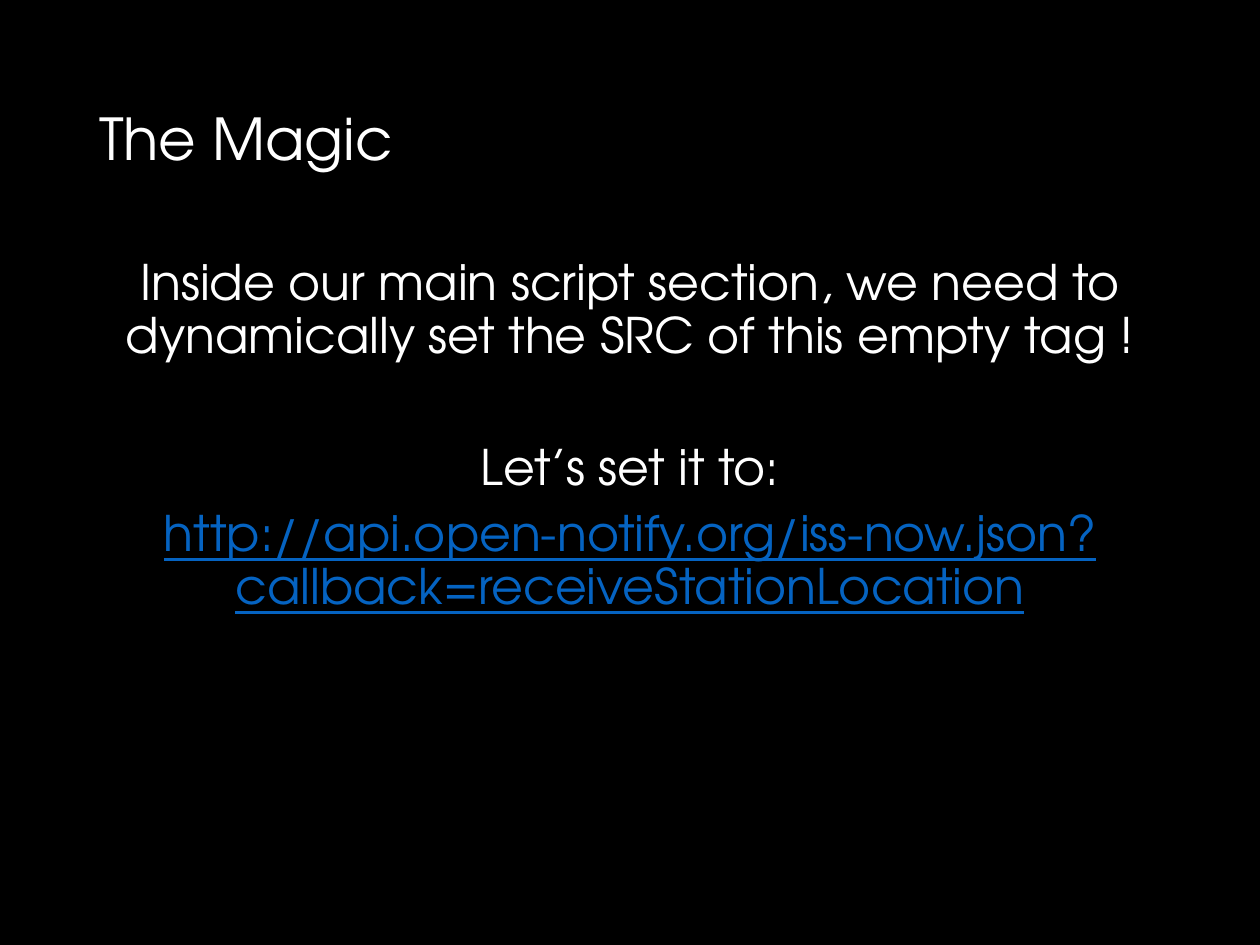
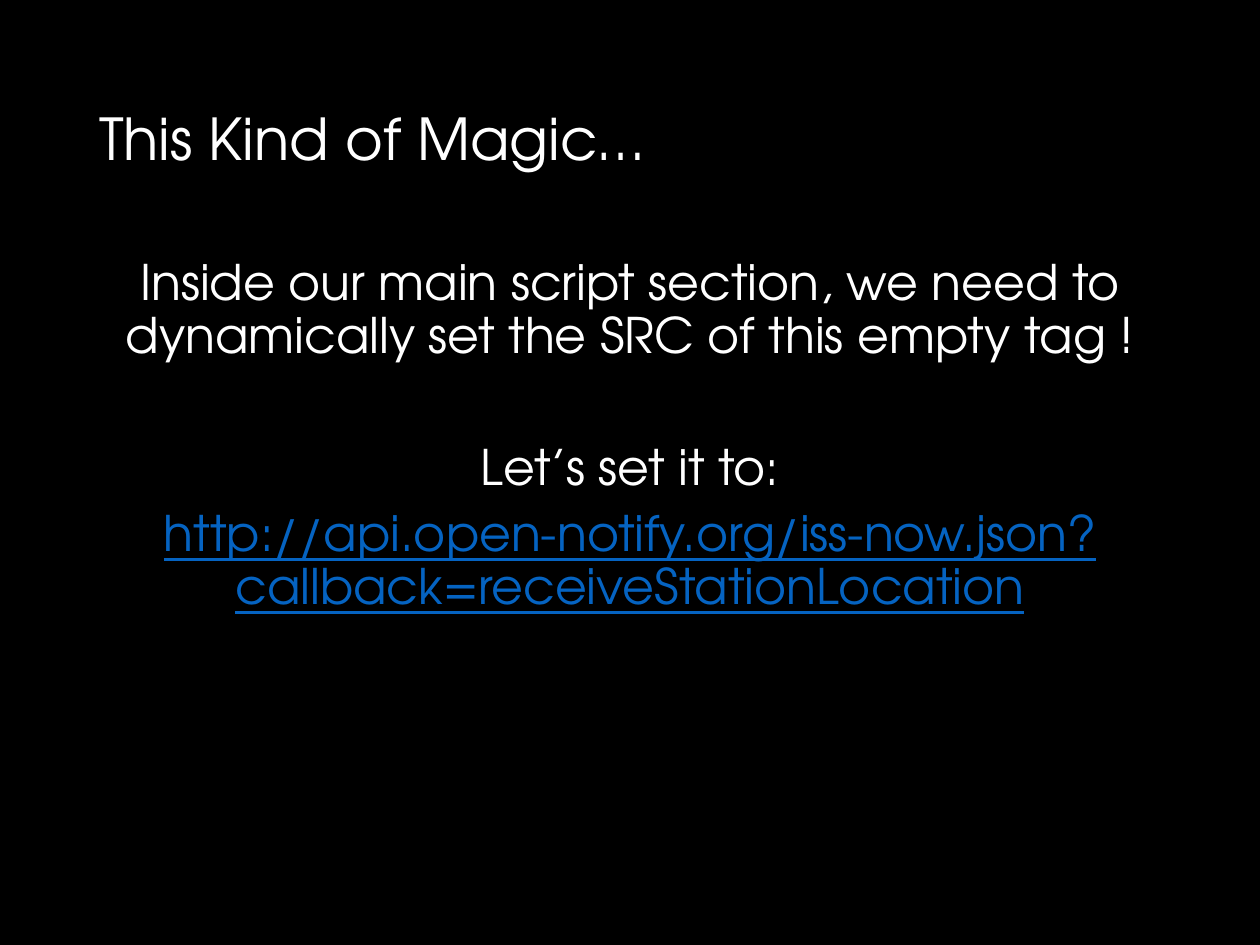
Before and after one commit to drslock/SPE2018, a slide deck: slide 15 of Lecture Slides/19 js maps street.pptx. Drawn at 1260x945 pixels with LibreOffice and Linux fonts; fonts in the diff are those of the drawing. Boxes give left, top, right and bottom in pixels: in the first picture for what was removed or moved away, otherwise in the second. Text is boxed around its words. In the diff, an @@ line names an element or a change of style, - is before the commit and + after.

```diff
--- a/Lecture Slides/19 js maps street.pptx
+++ b/Lecture Slides/19 js maps street.pptx
@@ title at bbox=[99, 117, 644, 173]: text changed @@
-The Magic
+This Kind of Magic…
```
Also in this commit, not shown: 1 other file.
